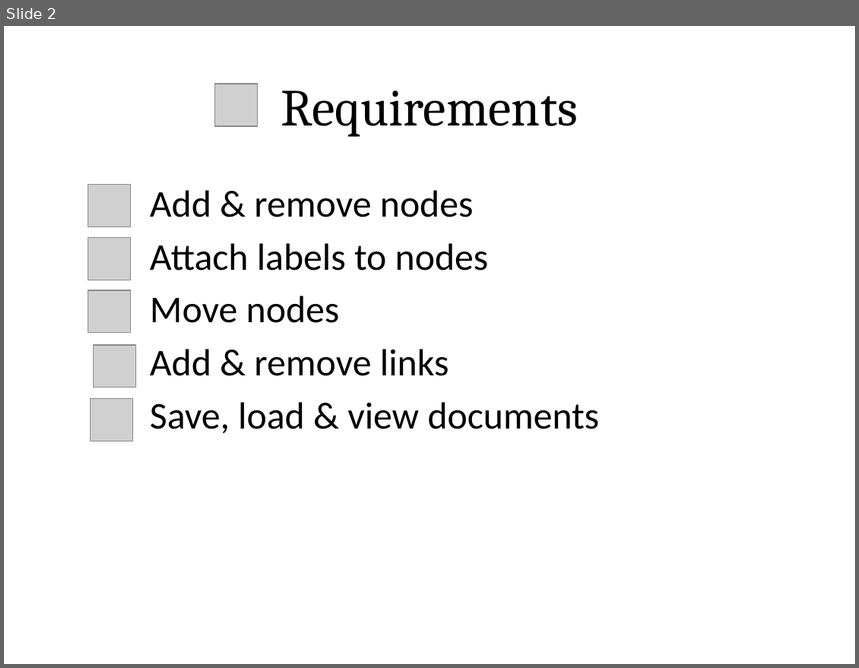
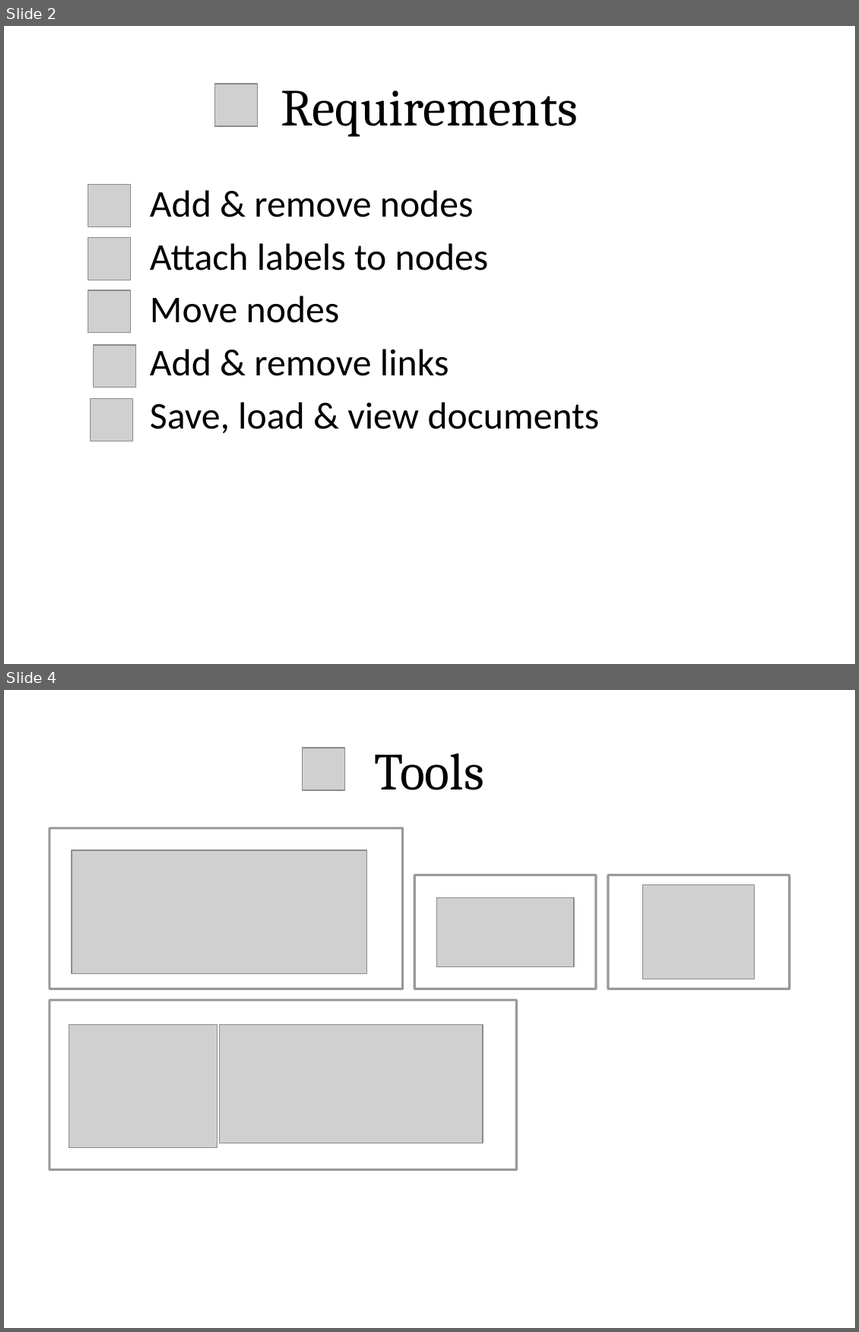
Before and after one commit to hinst/Coursework_2, a slide deck: Documentation/coursetion.pptx. Shown one above the other, each under a label of ours: slide 2 before the commit, slides 2 and 4 after it; the slides between them are not shown. The pictures are 859x668 and 859x1332 pixels, drawn with LibreOffice and Linux fonts; fonts in the diff are those of the drawing; grey boxes stand for pictures. Boxes give left, top, right and bottom in pixels: in the first picture for what was removed or moved away, otherwise in the second. Text is boxed around its words. In the diff, an @@ line names an element or a change of style, - is before the commit and + after.

```diff
--- a/Documentation/coursetion.pptx
+++ b/Documentation/coursetion.pptx
@@ slide 4 added at [4, 690, 855, 1328], background #FFFFFF @@
@@ picture added at [302, 748, 344, 790] @@
@@ title added at [375, 753, 484, 790], 44 pt, text #000000 @@
+Tools
@@ rectangle added at [49, 828, 402, 989], fill #FFFFFF, outline #000000 2 pt @@
@@ picture added at [71, 850, 367, 973] @@
@@ rectangle added at [414, 875, 595, 989], fill #FFFFFF, outline #000000 2 pt @@
@@ rectangle added at [608, 875, 790, 989], fill #FFFFFF, outline #000000 2 pt @@
@@ picture added at [643, 885, 755, 979] @@
@@ picture added at [436, 897, 573, 967] @@
@@ rectangle added at [49, 1000, 516, 1170], fill #FFFFFF, outline #000000 2 pt @@
@@ picture added at [69, 1025, 218, 1148] @@
@@ picture added at [219, 1025, 484, 1144] @@
```
Also in this commit, not shown: 1 other slide added, 1 slide removed, 1 other file.
